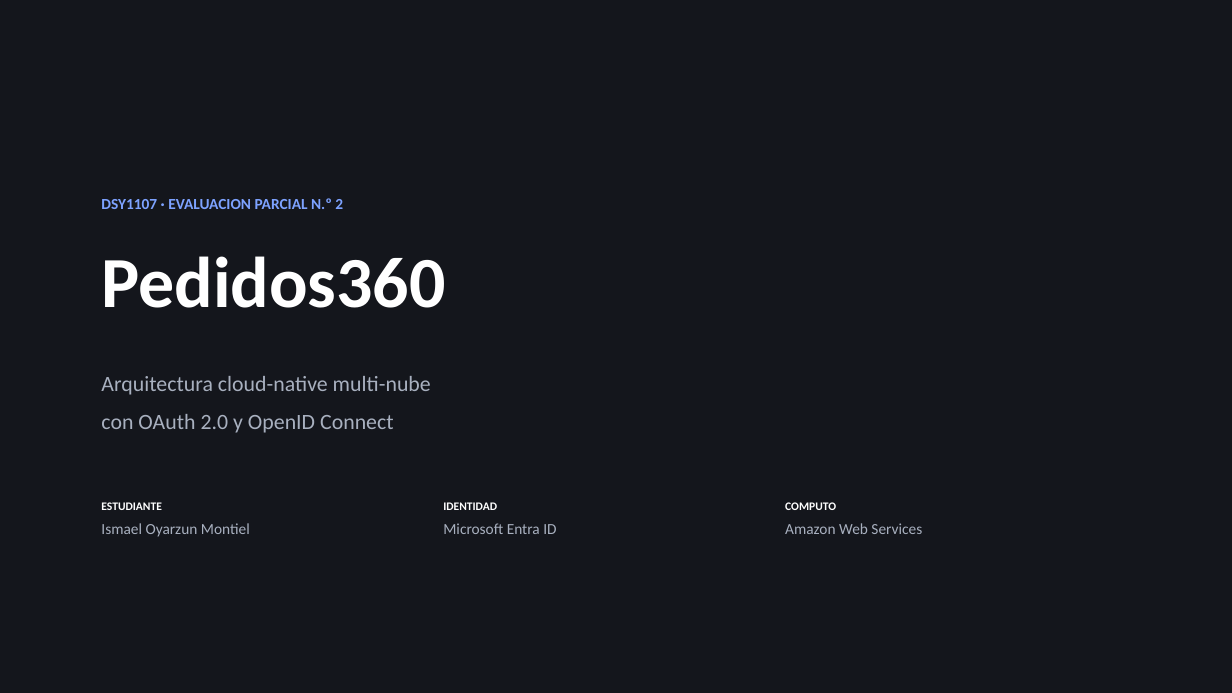
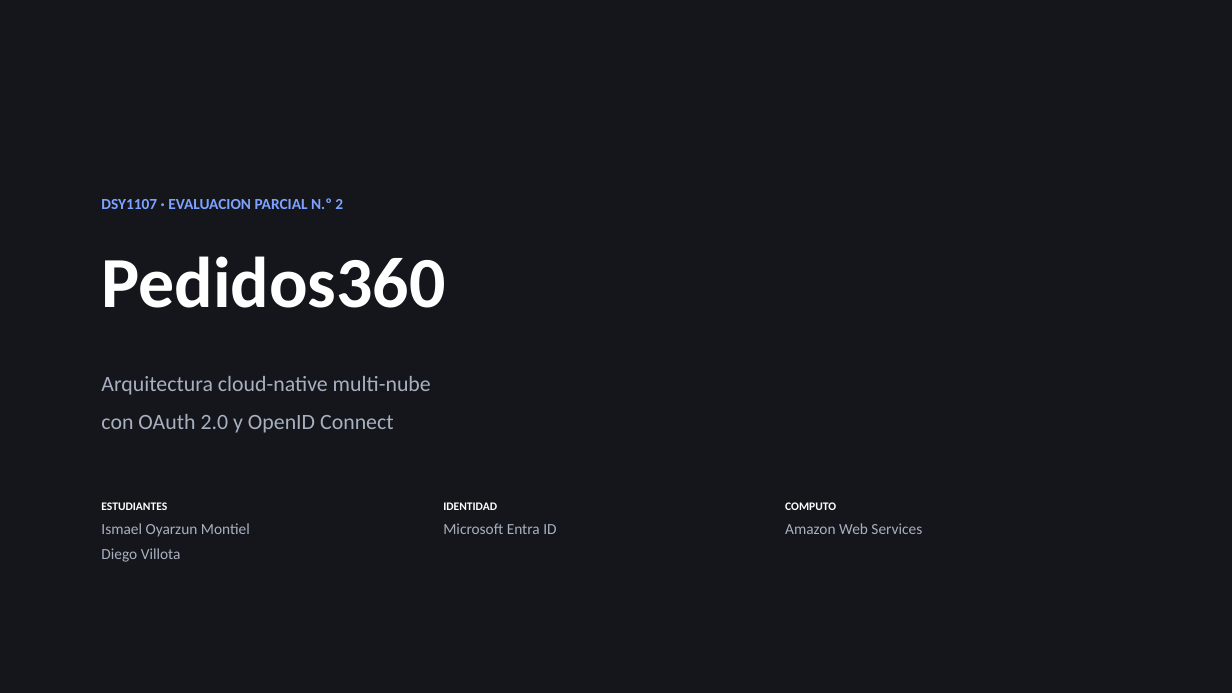
Before and after one commit to 1samadhi/cloud-exp1-oidc, a slide deck: slide 1 of docs/presentacion/Pedidos360-presentacion.pptx. Drawn at 1232x693 pixels with LibreOffice and Linux fonts; fonts in the diff are those of the drawing. Boxes give left, top, right and bottom in pixels: in the first picture for what was removed or moved away, otherwise in the second. Text is boxed around its words. In the diff, an @@ line names an element or a change of style, - is before the commit and + after.

Commit message:
V9.4.2: agrega al segundo integrante en los documentos
El encargo de EP1 se desarrolla en parejas, asi que la portada del informe y la
de la presentacion incluyen a los dos integrantes y sus correos.

El cambio se aplica en las tres fuentes -informe.html, presentacion.html y
construir-pptx.py- y los tres documentos se regeneran desde ellas, de modo que
no queda ninguna portada desactualizada.

```diff
--- a/docs/presentacion/Pedidos360-presentacion.pptx
+++ b/docs/presentacion/Pedidos360-presentacion.pptx
@@ text at [101,502,167,510]: text changed @@
-ESTUDIANTE
+ESTUDIANTES
@@ text at [101,548,181,562]: paragraph added @@
+Diego Villota
```
Also in this commit, not shown: 6 other files.
